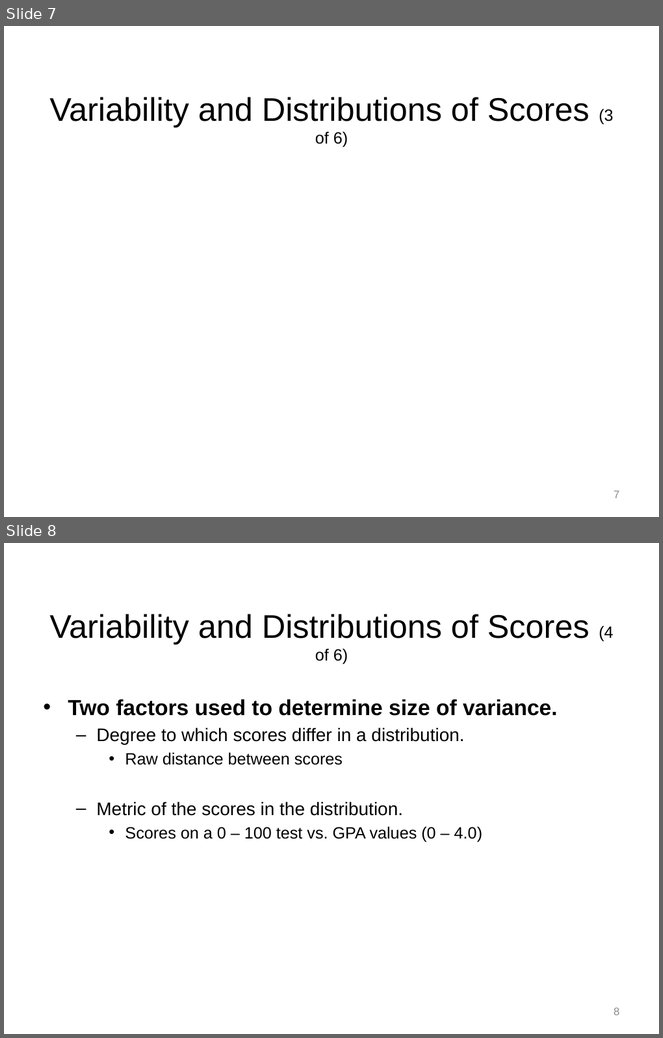
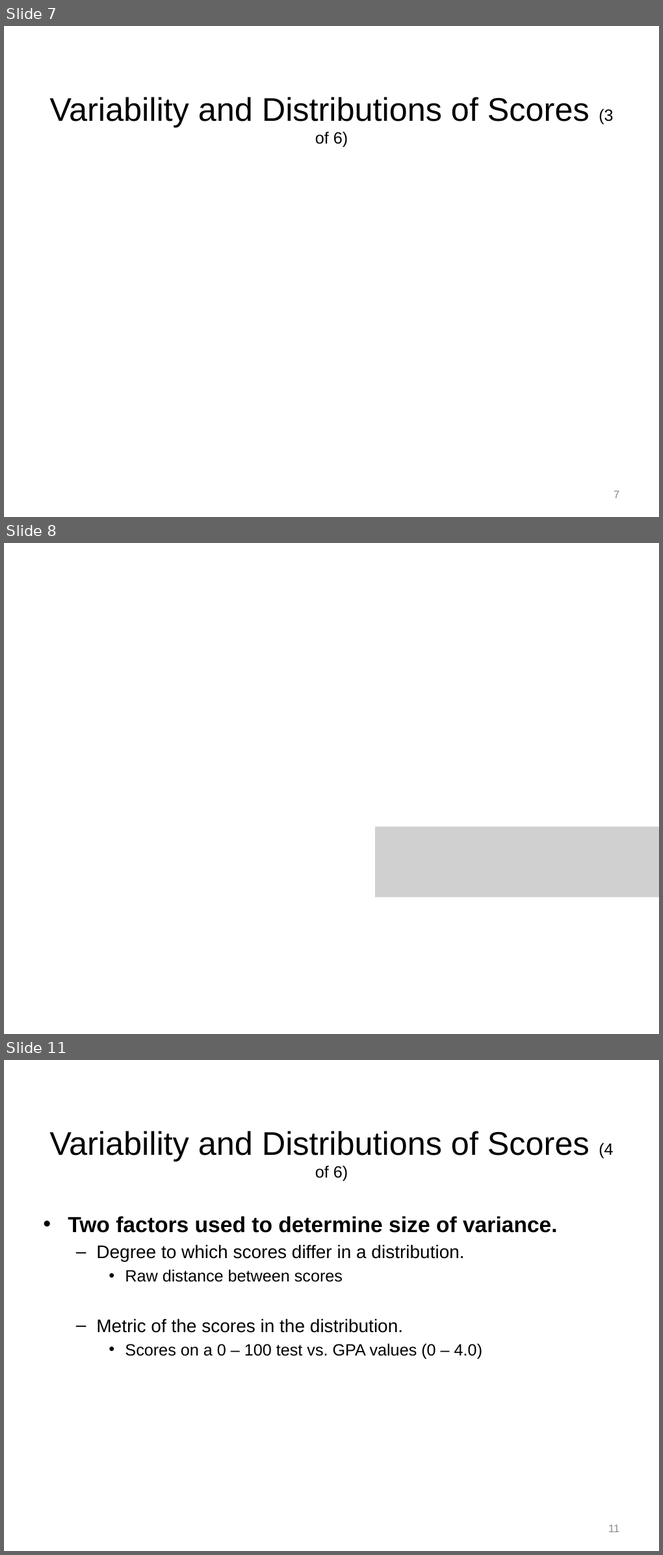
Before and after one commit to npm27/Teaching-Materials, a slide deck: Tests and Eval/Slides/3 Chapter 3.pptx. Shown one above the other, each under a label of ours: slides 7 and 8 before the commit, slides 7, 8 and 11 after it; the slides between them are not shown. The pictures are 663x1038 and 663x1555 pixels, drawn with LibreOffice and Linux fonts; fonts in the diff are those of the drawing; grey boxes stand for pictures; background and template pictures are left out. Boxes give left, top, right and bottom in pixels: in the first picture for what was removed or moved away, otherwise in the second. Text is boxed around its words. In the diff, an @@ line names an element or a change of style, - is before the commit and + after.

```diff
--- a/Tests and Eval/Slides/3 Chapter 3.pptx
+++ b/Tests and Eval/Slides/3 Chapter 3.pptx
@@ slide 8 added at (4,543,659,1034), background picture (left out) @@
@@ rectangle added at (244,554,616,609), fill #FFFFFF, outline #FFFFFF 2 pt @@
@@ rectangle added at (287,646,659,696), fill #FFFFFF, outline #FFFFFF 2 pt @@
@@ rectangle added at (282,745,654,799), fill #FFFFFF, outline #FFFFFF 2 pt @@
@@ picture added at (376,826,659,897) @@
@@ rectangle added at (282,882,545,991), fill #FFFFFF, outline #FFFFFF 2 pt @@
@@ what was slide 8 is now slide 11 @@
@@ page number at (608,1525,620,1533): text changed @@
-8
+11
```
Also in this commit, not shown: 1 slide changed, 4 other slides added.
